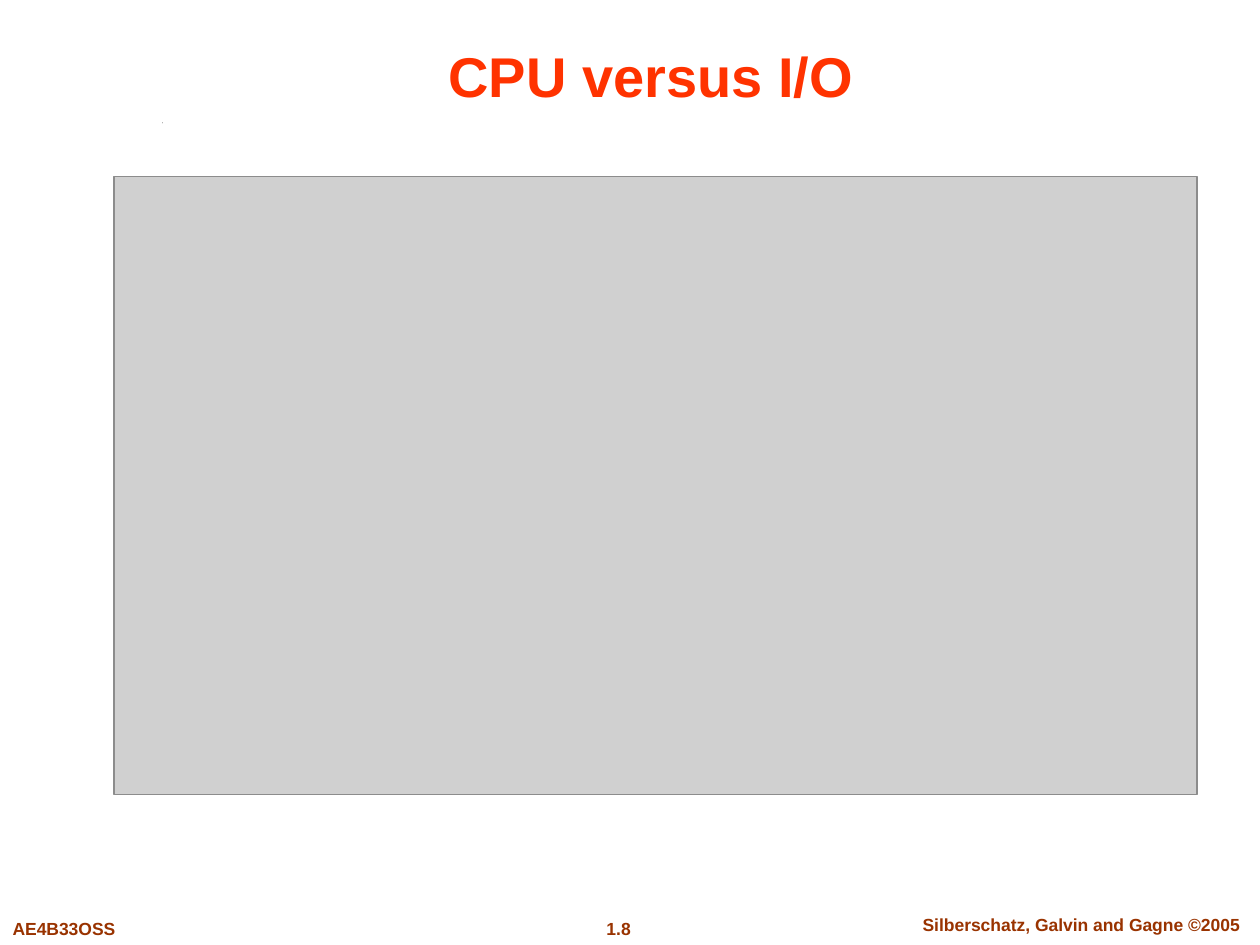
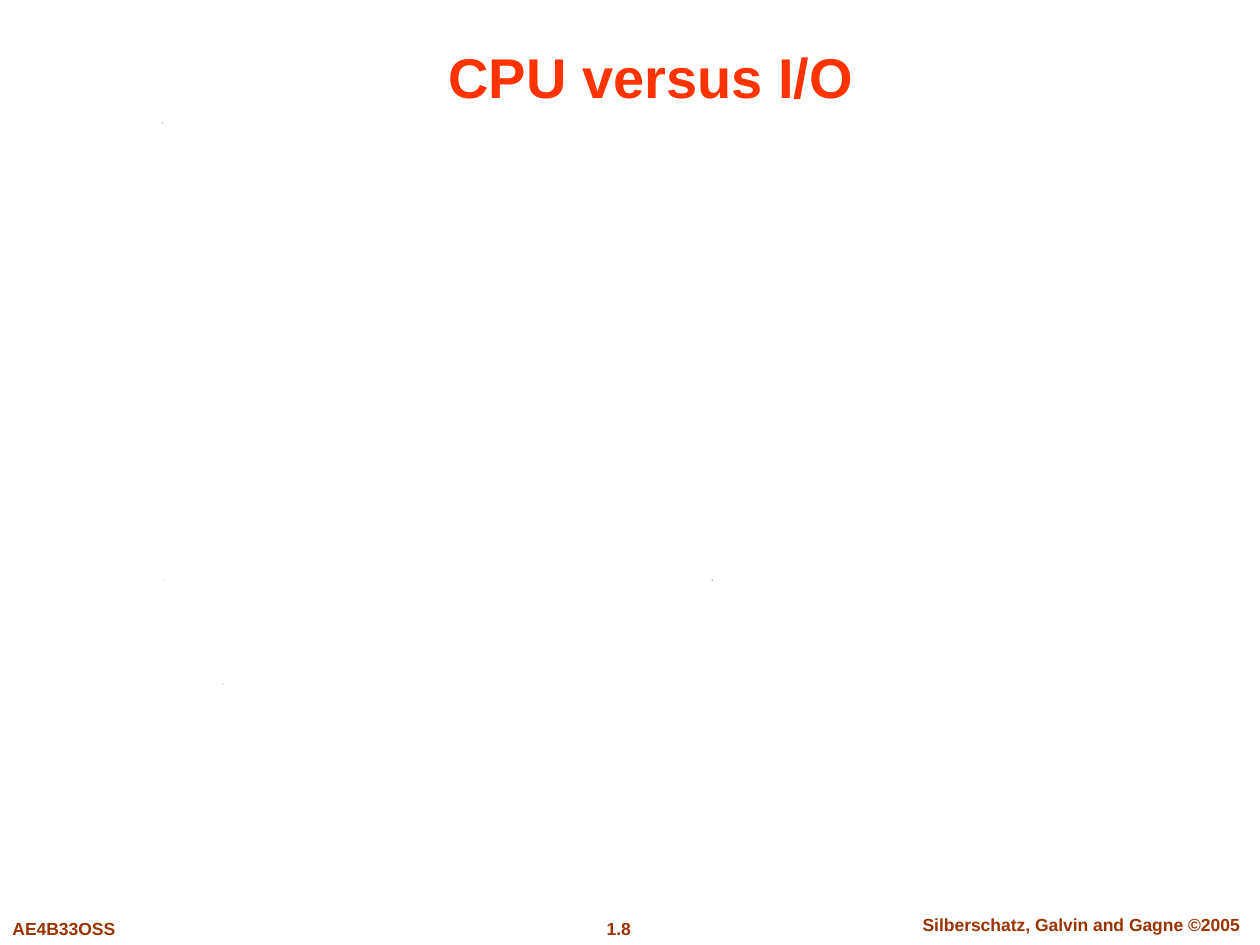
Before and after one commit to springefrei2018/OS-Lab-Aug-2018, a slide deck: slide 8 of lectures/lecture1-Introduction.ppt. Drawn at 1260x945 pixels with LibreOffice and Linux fonts; fonts in the diff are those of the drawing; grey boxes stand for pictures. Boxes give left, top, right and bottom in pixels: in the first picture for what was removed or moved away, otherwise in the second. Text is boxed around its words. In the diff, an @@ line names an element or a change of style, - is before the commit and + after.

```diff
--- a/lectures/lecture1-Introduction.ppt
+++ b/lectures/lecture1-Introduction.ppt
@@ picture removed at (113,176,1197,794) @@
@@ freeform shape added at (164,580,165,580), fill #000000 @@
@@ freeform shape added at (712,580,713,581), fill #000000 @@
@@ freeform shape added at (222,684,223,685), fill #000000 @@
```
Also in this commit, not shown: 11 other slides changed.
